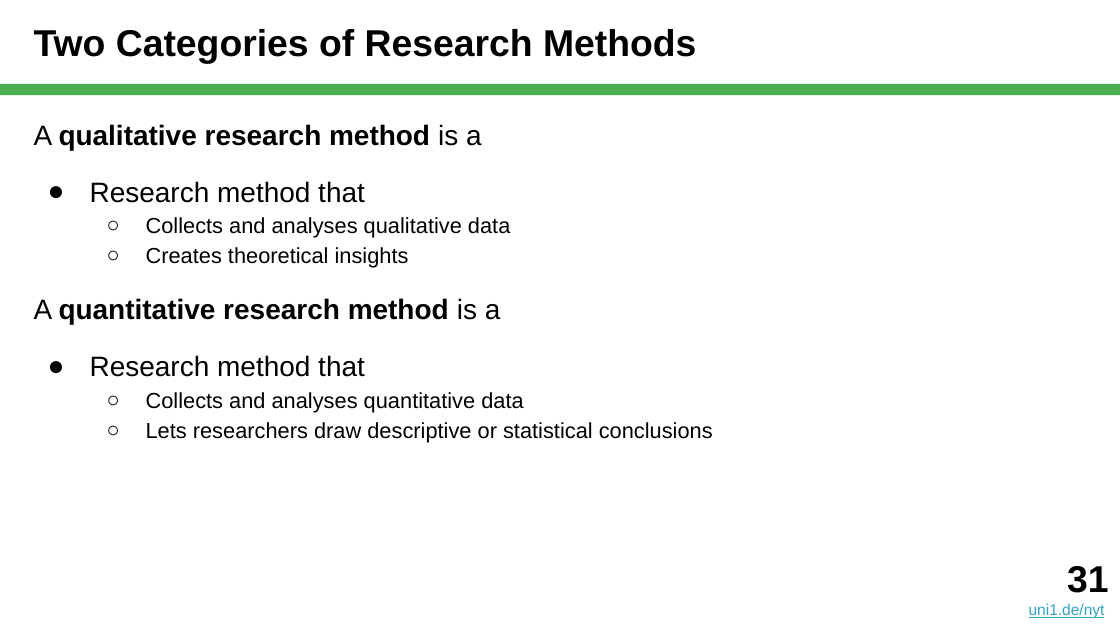
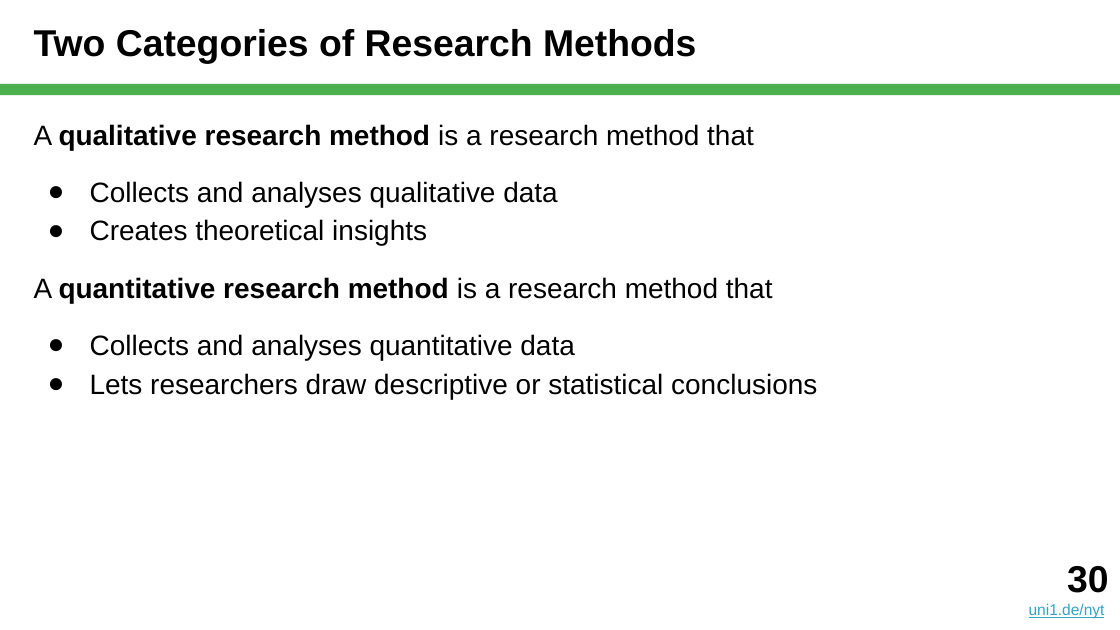
Before and after one commit to dirkriehle/nyt-course, a slide deck: slide 30 of Lecture slides/NYT B02 - Scientific Research.pptx (slide 31 before the commit). Drawn at 1120x630 pixels with LibreOffice and Linux fonts; fonts in the diff are those of the drawing. Boxes give left, top, right and bottom in pixels: in the first picture for what was removed or moved away, otherwise in the second. Text is boxed around its words. In the diff, an @@ line names an element or a change of style, - is before the commit and + after.

```diff
--- a/Lecture slides/NYT B02 - Scientific Research.pptx
+++ b/Lecture slides/NYT B02 - Scientific Research.pptx
@@ text at <box>34,124,754,150</box>: text changed @@
-A qualitative research method is a
-● Research method that
+A qualitative research method is a research method that
@@ text at <box>90,181,817,399</box>: size 14 to 18 pt in "Collects and analyses qualitative data", "Creates theoretical insights", "Collects and analyses quantitative data", "Lets researchers draw descriptive or statistical conclusions"; bullet ○ to ●; list level 2 to 1 in "Collects and analyses qualitative data"; list level 2 to 1 in "Creates theoretical insights"; list level 2 to 1 in "Collects and analyses quantitative data"; list level 2 to 1 in "Lets researchers draw descriptive or ..." @@
@@ text at <box>34,277,773,303</box>: text changed @@
-A quantitative research method is a
-● Research method that
+A quantitative research method is a research method that
@@ text at <box>1067,566,1108,593</box>: text changed @@
-31
+30
```
Also in this commit, not shown: 9 other slides changed, 1 slide removed, 1 other file.
